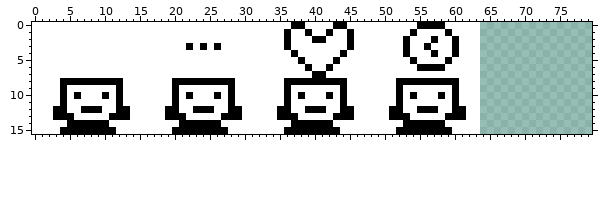
A sprite sheet gets an edit: assets/character-portrait.png. Above: the version before the commit.
The file is 80x16 pixels.
New version:
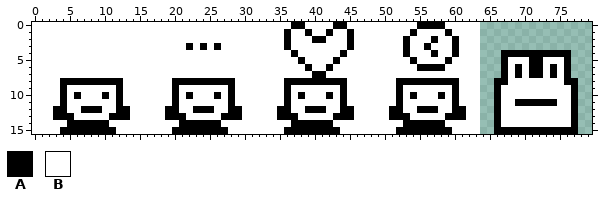
Palette (. is transparent): A #000000  B #ffffff
Difference:
The author put colour A in row 4 at x 67 to 76; in row 5 at x 67, 71 to 72 and 76; in rows 6 to 7 at x 67, 69, 71 to 72, 74 and 76; in row 8 at x 66 to 67 and 76 to 77; in rows 9 to 10 at x 66 and 77; in row 11 at x 66, 69 to 74 and 77.
The author put colour A in rows 12 to 14 at x 66 and 77; in row 15 at x 66 to 77.
The author put colour B in row 5 at x 68 to 70 and 73 to 75; in rows 6 to 7 at x 68, 70, 73 and 75; in row 8 at x 68 to 75; in rows 9 to 10 at x 67 to 76; in row 11 at x 67 to 68 and 75 to 76; in rows 12 to 14 at x 67 to 76.
Changed places in both pictures, as pixel boxes (x1, y1, x2, y2):
added: (494, 50, 578, 134)
